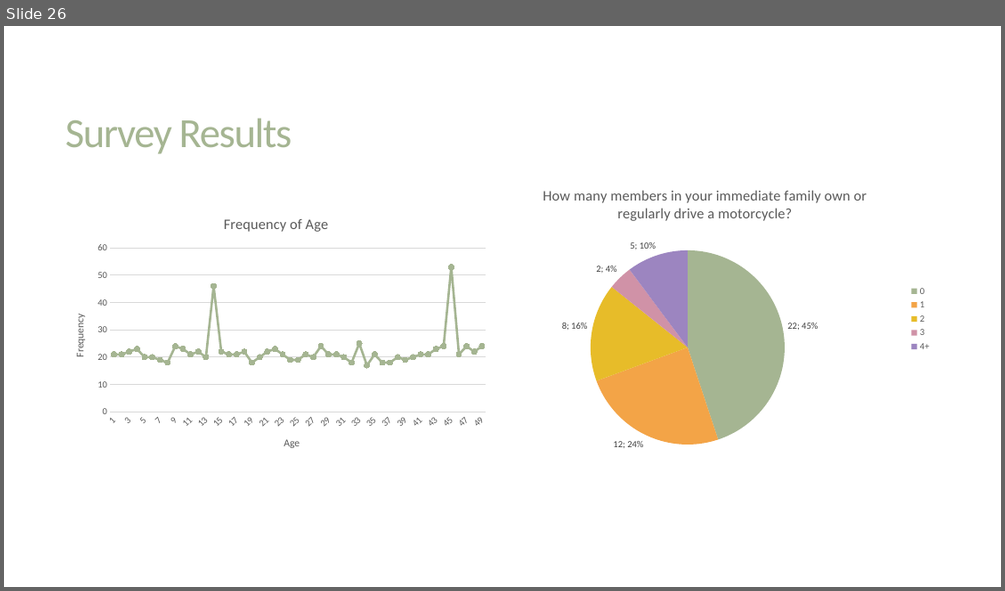
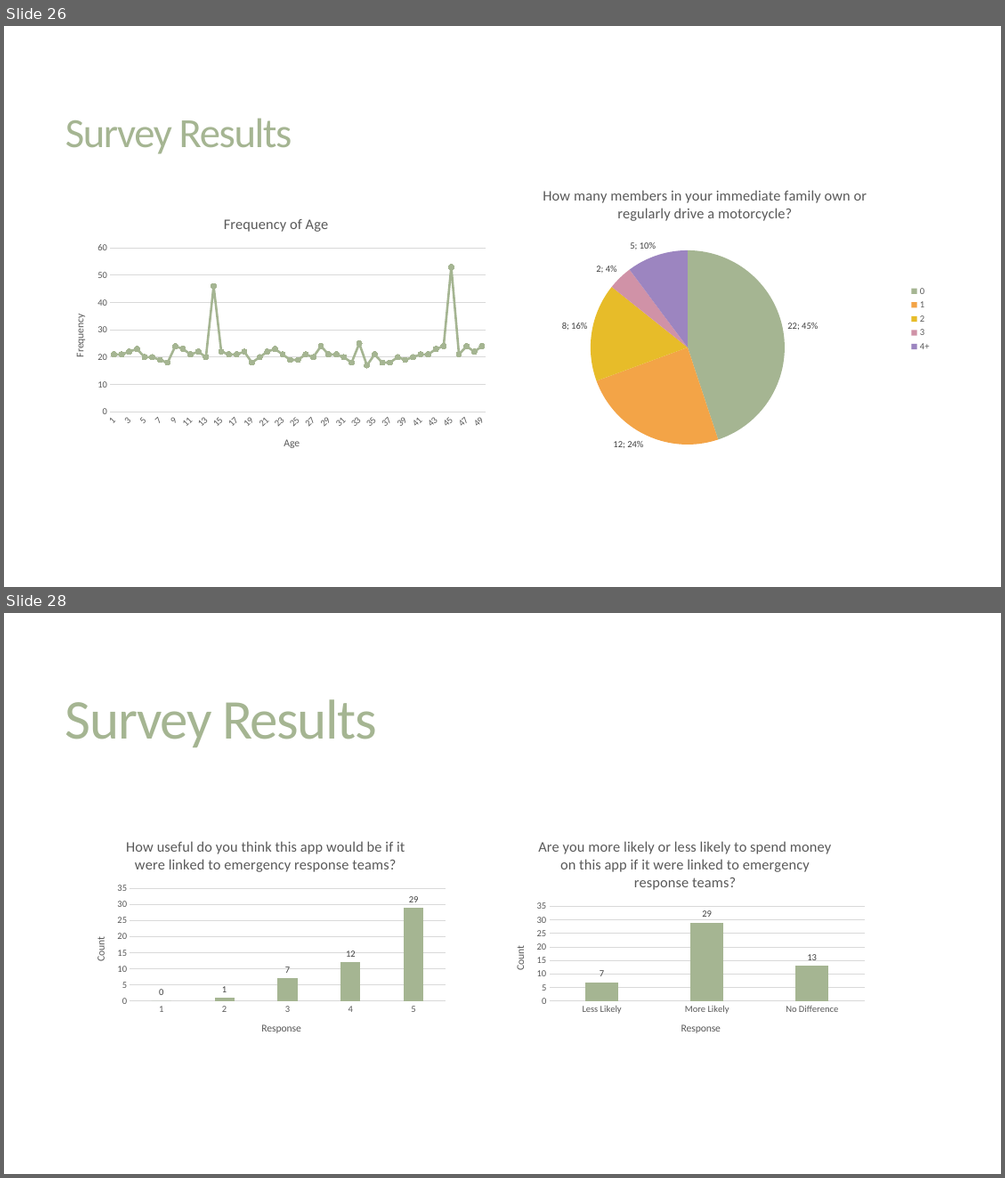
Before and after one commit to Talatsu92/Thesis, a slide deck: Documents/Thesis Defense.pptx. Shown one above the other, each under a label of ours: slide 26 before the commit, slides 26 and 28 after it; the slides between them are not shown. The pictures are 1005x591 and 1005x1178 pixels, drawn with LibreOffice and Linux fonts; fonts in the diff are those of the drawing. Boxes give left, top, right and bottom in pixels: in the first picture for what was removed or moved away, otherwise in the second. Text is boxed around its words. In the diff, an @@ line names an element or a change of style, - is before the commit and + after.

```diff
--- a/Documents/Thesis Defense.pptx
+++ b/Documents/Thesis Defense.pptx
@@ slide 28 added at <box>4,613,1001,1174</box>, background #FFFFFF @@
@@ title added at <box>65,699,377,747</box>, 54 pt, text #A5B592 @@
+Survey Results
@@ column chart added at <box>79,826,453,1050</box> @@
+title "How useful do you think this app would be if it were linked to emergency response teams? "
+categories: 1, 2, 3, 4, 5
+Series 1: 0, 1, 7, 12, 29
@@ column chart added at <box>498,826,872,1050</box> @@
+title "Are you more likely or less likely to spend money on this app if it were linked to emergency response teams? "
+categories: Less Likely, More Likely, No Difference
+Series 1: 7, 29, 13
```
Also in this commit, not shown: 6 slides changed, 1 other slide added, 1 slide removed, 11 other files.
